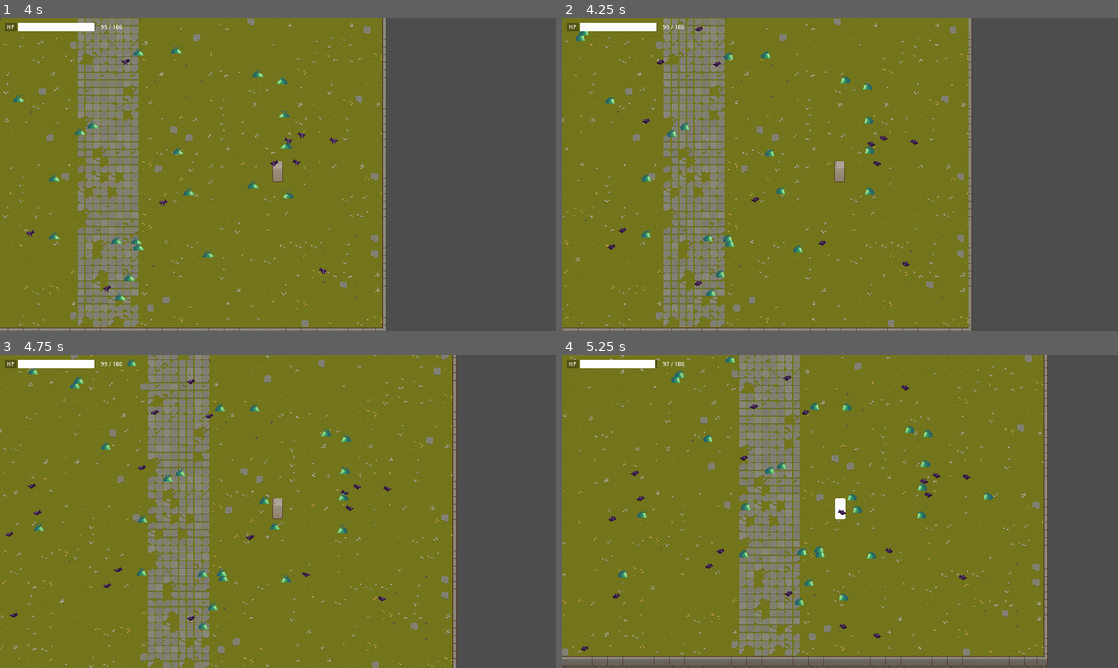
Above: before the commit, frames 1-4 (two rows, left to right).
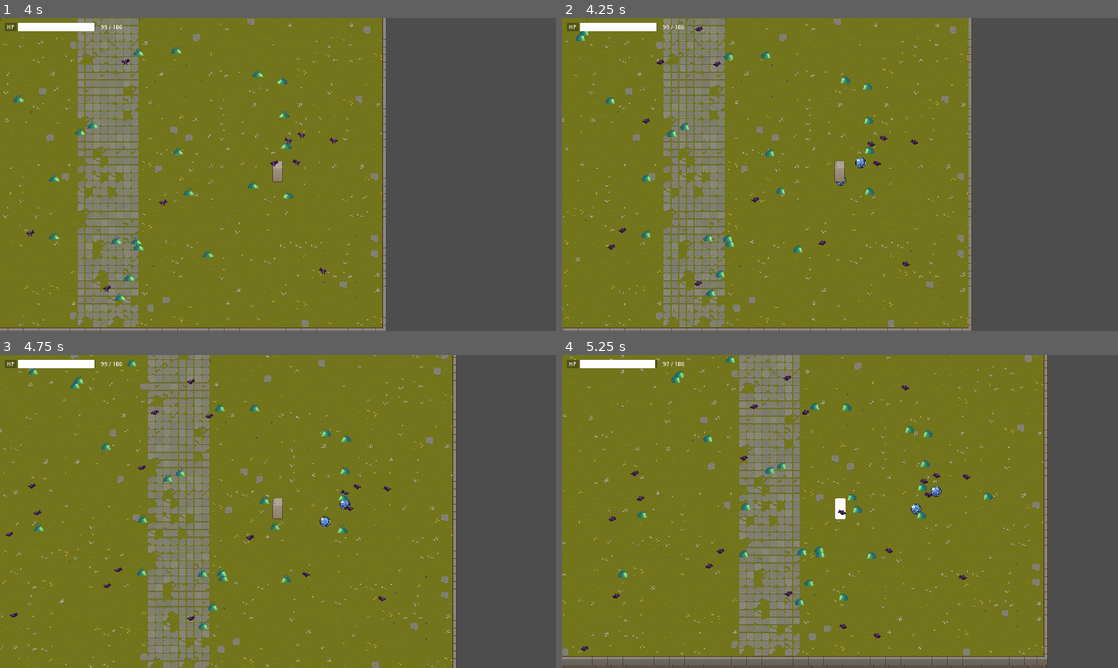
Above: after the commit, the same moments.

Repository: reyhanfarabi/project-survive
Game: Godot game, scene res://scenes/game.tscn
Same seed, same stepped clock (60 frames per second), same inputs: the game is played once before the commit and once after it. The project has no main scene, so this scene is started directly.
Inputs:
- Up to frame 1 (4 s): hold D (right) 0.53-1.28 s; tap W (top) every 0.75 s from 0.6 to 3.6 s; hold S (down) 1.28-2.03 s; hold D (right) 2.03-3.53 s; hold A (left) from 3.53 s (still down)
- Up to frame 2 (4.25 s): keep holding A (left)
- Up to frame 3 (4.75 s): keep holding A (left); tap W (top) at 4.35 s
- Up to frame 4 (5.25 s): release A (left) at 5.03 s; hold S (down) from 5.03 s (still down); tap W (top) at 5.1 s

Frame 1 is identical in both runs. In frame 2, less than 0.1% of the frame differs, in the area x 49-55%, y 44-54%; in frame 3, less than 0.1%; in frame 4, 0.1%, in the area x 62-69%, y 42-51%.

Commit message:
add drop exp when enemy died

Diff:
--- /dev/null
+++ b/scenes/drops/drop_exp.tscn
@@ -0,0 +1,19 @@
+[gd_scene load_steps=3 format=3 uid="uid://bulxxaunr0b80"]
+
+[ext_resource type="Texture2D" uid="uid://cnefhhn0plbo0" path="res://assets/drops/gems_db16.png" id="1_sjdxm"]
+
+[sub_resource type="CircleShape2D" id="CircleShape2D_yvyal"]
+radius = 11.0
+
+[node name="DropEXP" type="Area2D"]
+
+[node name="Sprite2D" type="Sprite2D" parent="."]
+position = Vector2(0.5, 0.5)
+scale = Vector2(1.03125, 1.03125)
+texture = ExtResource("1_sjdxm")
+hframes = 2
+vframes = 3
+frame = 2
+
+[node name="CollisionShape2D" type="CollisionShape2D" parent="."]
+shape = SubResource("CircleShape2D_yvyal")
--- a/scenes/enemy.tscn
+++ b/scenes/enemy.tscn
@@ -1,8 +1,9 @@
-[gd_scene load_steps=9 format=3 uid="uid://cy3yj28aafqjv"]
+[gd_scene load_steps=10 format=3 uid="uid://cy3yj28aafqjv"]
 
 [ext_resource type="Script" path="res://scripts/enemy.gd" id="1_huu1h"]
 [ext_resource type="Resource" uid="uid://bo73v76ajxp2q" path="res://resources/entity/enemy.tres" id="2_qy047"]
 [ext_resource type="Shader" path="res://shaders/enemy.gdshader" id="3_6wp2d"]
+[ext_resource type="PackedScene" uid="uid://bulxxaunr0b80" path="res://scenes/drops/drop_exp.tscn" id="3_t0c5r"]
 
 [sub_resource type="ShaderMaterial" id="ShaderMaterial_r6w4x"]
 resource_local_to_scene = true
@@ -104,6 +105,7 @@
 collision_mask = 4
 script = ExtResource("1_huu1h")
 _entity = ExtResource("2_qy047")
+_exp_drop_scene = ExtResource("3_t0c5r")
 
 [node name="Sprite2D" type="Sprite2D" parent="."]
 material = SubResource("ShaderMaterial_r6w4x")
--- a/scenes/game.tscn
+++ b/scenes/game.tscn
@@ -296,6 +296,8 @@
 format = 2
 layer_0/tile_data = PackedInt32Array(917486, 65536, 3, 917487, 131072, 3, 917488, 131072, 3, 917489, 131072, 3, 917490, …(2939 unchanged characters)…
 
+[node name="DropsContainer" type="Node2D" parent="."]
+
 [node name="GameCamera2D" type="Camera2D" parent="."]
 
 [node name="Player" parent="." instance=ExtResource("3_5vid3")]
--- a/scripts/enemy.gd
+++ b/scripts/enemy.gd
@@ -7,8 +7,10 @@
 @export var _attack_cooldown: int = 2
 @export var _target_distance_padding: int = 1
 @export var _damage_shader_delay: float = 0.1
+@export var _exp_drop_scene: PackedScene
 
 @onready var _player = get_parent().get_parent().get_node("Player")
+@onready var _drops_container = get_parent().get_parent().get_node("DropsContainer")
 
 var _direction: Vector2
 var _can_attack: bool = true
@@ -55,7 +57,14 @@
 
 func _handle_destory():
 	if _entity.health <= 0:
+		_spawn_exp_drop()
 		queue_free()
+
+
+func _spawn_exp_drop():
+	var e = _exp_drop_scene.instantiate()
+	e.position = position
+	_drops_container.add_child(e)
 
 
 func deal_damage(damage_amount: int):
Binary file added: assets/drops/gems_db16.png
Not shown, added: assets/drops/gems_db16.png.import
